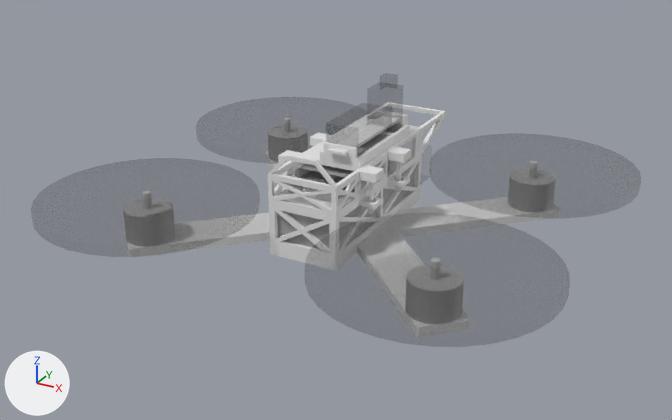
One commit to the Blender file drone_body.blend: the scene before it, then after it.
Before and after are seen from a 50 mm camera at (9.5, -17.86, 8.0) aimed at (-0.02, -0.55, -0.65). The axes (+X, +Y, +Z) are drawn at lower left. The lights are the same throughout. The first picture is the older version.

In view in the first picture: 'Drone Case Bottom', 'Drone Case Top', 'ESC', 'ESC.001', 'ESC.002', 'ESC.003', 'Lipo Battery', 'Motor', 'Motor.001', 'Motor.002', 'Motor.003', 'Nano', 'Pin Clip 1', 'Pin Clip 2', 'Pin Clip 3', 'Pin Clip 4', 'Top Secure v2', 'Transceiver', 'Wing (bigger holes) Front R', 'Wing (bigger holes) Rear L'.
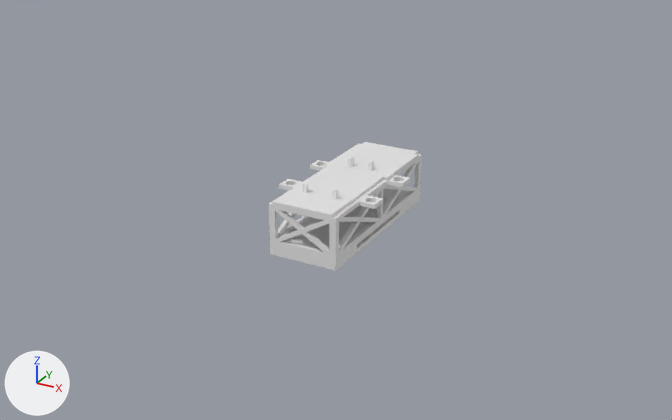
Patch to the scene script:
```diff
--- a/drone_body.blend.py
+++ b/drone_body.blend.py
@@ ob_motor @@
 ob_motor.scale = (0.55, 0.55, 0.359)
+ob_motor.hide_set(True)
@@ ob_esc @@
 ob_esc.scale = (0.362, 0.61, 0.12)
+ob_esc.hide_set(True)
@@ ob_nano @@
 ob_nano.scale = (0.396, 0.88, 0.024)
+ob_nano.hide_set(True)
@@ ob_esc_001 @@
 ob_esc_001.scale = (0.362, 0.61, 0.12)
+ob_esc_001.hide_set(True)
@@ ob_esc_002 @@
 ob_esc_002.scale = (0.362, 0.61, 0.12)
+ob_esc_002.hide_set(True)
@@ ob_esc_003 @@
 ob_esc_003.scale = (0.362, 0.61, 0.12)
+ob_esc_003.hide_set(True)
@@ ob_lipo_battery @@
 ob_lipo_battery.scale = (0.738, 2.11, 0.43)
+ob_lipo_battery.hide_set(True)
@@ ob_transceiver @@
 ob_transceiver.scale = (0.318, 0.318, 0.04)
+ob_transceiver.hide_set(True)
@@ ob_motor_001 @@
 ob_motor_001.scale = (0.55, 0.55, 0.359)
+ob_motor_001.hide_set(True)
@@ ob_motor_002 @@
 ob_motor_002.scale = (0.55, 0.55, 0.359)
+ob_motor_002.hide_set(True)
@@ ob_motor_003 @@
 ob_motor_003.scale = (0.55, 0.55, 0.359)
+ob_motor_003.hide_set(True)
@@ ob_drone_case_top @@
 ob_drone_case_top.scale = (1.0, 2.12, 1.0)
+ob_drone_case_top.hide_set(True)
@@ ob_top_secure_v2 @@
 ob_top_secure_v2.scale = (1.0, 2.12, 1.0)
+ob_top_secure_v2.hide_set(True)
@@ ob_wing__bigger_holes__rear_l @@
 ob_wing__bigger_holes__rear_l.scale = (1.0, 2.12, 1.0)
+ob_wing__bigger_holes__rear_l.hide_set(True)
@@ ob_wing__bigger_holes__front_r @@
 ob_wing__bigger_holes__front_r.scale = (1.0, 2.12, 1.0)
+ob_wing__bigger_holes__front_r.hide_set(True)
@@ ob_pin_clip_1 @@
 ob_pin_clip_1.location = (-1.04, 0.56, 1.1)
+ob_pin_clip_1.hide_set(True)
@@ ob_pin_clip_2 @@
 ob_pin_clip_2.location = (1.04, 0.56, 1.1)
+ob_pin_clip_2.hide_set(True)
@@ ob_pin_clip_4 @@
 ob_pin_clip_4.location = (1.04, -0.86, 1.1)
+ob_pin_clip_4.hide_set(True)
@@ ob_pin_clip_3 @@
 ob_pin_clip_3.location = (-1.04, -0.86, 1.1)
+ob_pin_clip_3.hide_set(True)
```

Changed parts and their boxes [x1, y1, x2, y2] in the pictures (672 x 420 px):
'Motor.001', hidden
    before: [304, 213, 570, 347]
'Motor.002', hidden
    before: [31, 158, 260, 257]
'Motor', hidden
    before: [429, 133, 641, 219]
'Motor.003', hidden
    before: [196, 97, 356, 164]
'Drone Case Top', hidden
    before: [268, 105, 446, 219]
'Nano', hidden
    before: [326, 103, 393, 157]
'Lipo Battery', hidden
    before: [277, 141, 432, 247]
'Transceiver', hidden
    before: [367, 73, 403, 133]
'Wing (bigger holes) Front R', hidden
    before: [395, 202, 550, 224]
'Wing (bigger holes) Rear L', hidden
    before: [190, 213, 270, 250]
'ESC', hidden
    before: [287, 164, 335, 191]
'Pin Clip 4', hidden
    before: [359, 166, 384, 214]
'Pin Clip 2', hidden
    before: [388, 146, 411, 192]
'ESC.003', hidden
    before: [316, 160, 390, 196]
'ESC.001', hidden (mostly hidden)
    before: [316, 165, 390, 201]
'Top Secure v2', hidden
    before: [327, 114, 409, 156]
'Pin Clip 1', hidden
    before: [310, 133, 326, 143]
'Pin Clip 3', hidden (mostly hidden)
    before: [278, 150, 301, 161]
'ESC.002', hidden (mostly hidden)
    before: [288, 186, 316, 198]
